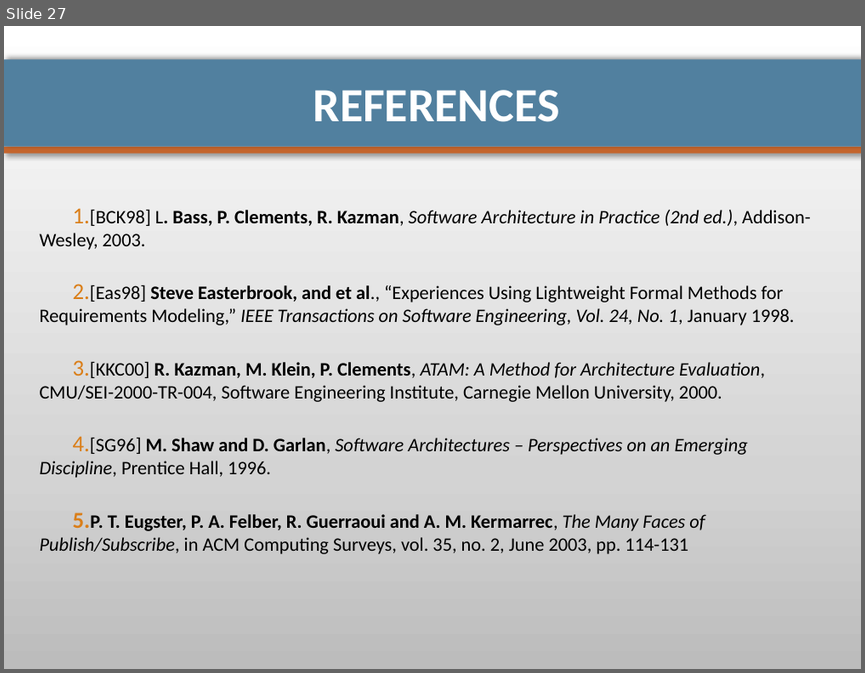
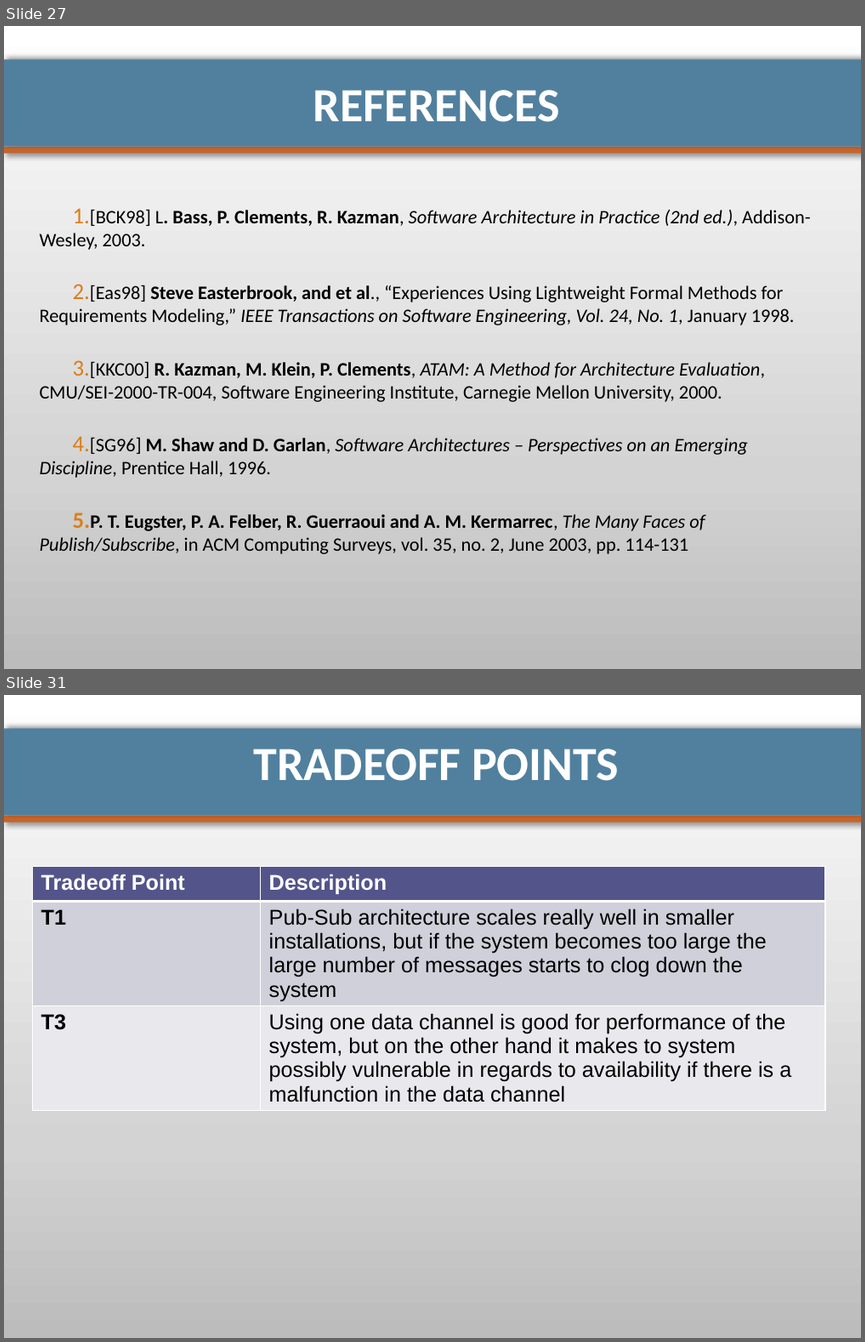
Before and after one commit to pierrealauzet/euroteam, a slide deck: Project 2/PartFinal/CS554_EuroTeam_Project2_Final_Mikko.pptx. Shown one above the other, each under a label of ours: slide 27 before the commit, slides 27 and 31 after it; the slides between them are not shown. The pictures are 865x673 and 865x1342 pixels, drawn with LibreOffice and Linux fonts; fonts in the diff are those of the drawing. Boxes give left, top, right and bottom in pixels: in the first picture for what was removed or moved away, otherwise in the second. Text is boxed around its words. In the diff, an @@ line names an element or a change of style, - is before the commit and + after.

```diff
--- a/Project 2/PartFinal/CS554_EuroTeam_Project2_Final_Mikko.pptx
+++ b/Project 2/PartFinal/CS554_EuroTeam_Project2_Final_Mikko.pptx
@@ slide 31 added at box(4, 695, 861, 1338), background gradient #BDBDBD to #D3D3D3 to #FFFFFF; not listed: 2 template elements that a slide beside it also shows @@
@@ title added at box(254, 749, 619, 781), 40 pt, text #FFFFFF, bold @@
+TRADEOFF POINTS
@@ table added at box(32, 867, 825, 1106), 3 rows, 2 columns @@
+Tradeoff Point | Description
+T1 | Pub-Sub architecture scales really well in smaller installations, but if the system becomes too large the large number of messages starts to clog down the system
+T3 | Using one data channel is good for performance of the system, but on the other hand it makes to system possibly vulnerable in regards to availability if there is a malfunction in the data channel
```
Also in this commit, not shown: 3 other slides added.
